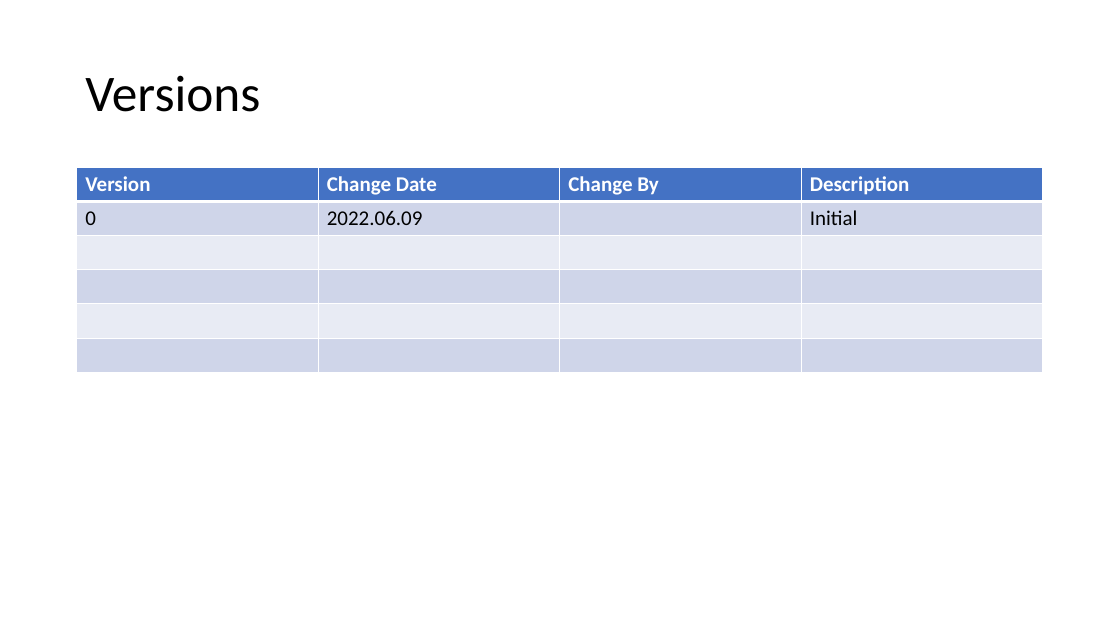
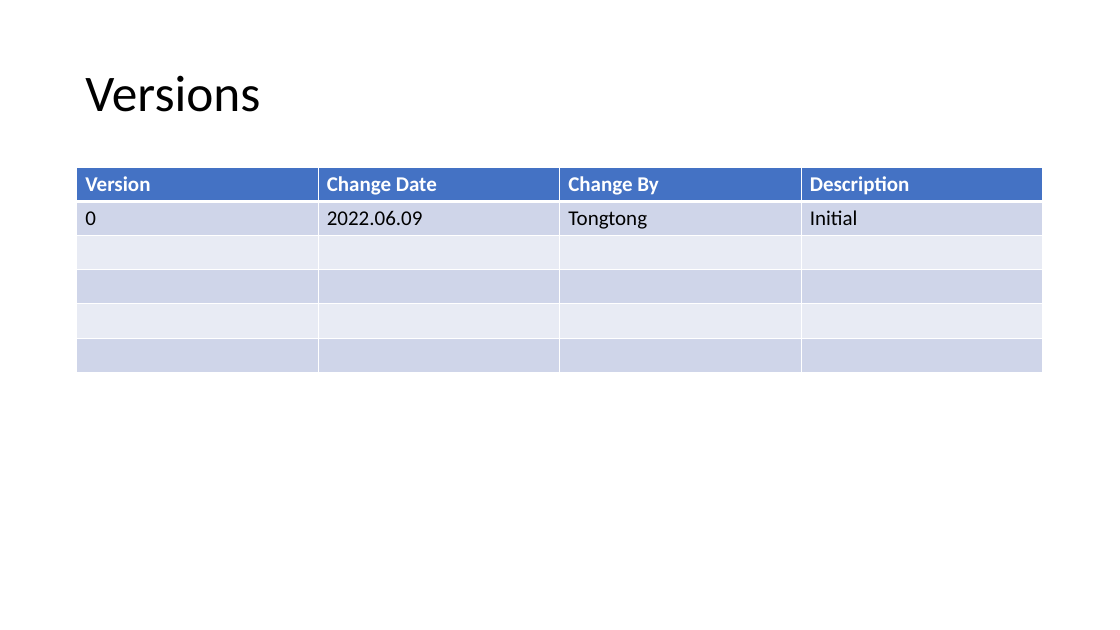
Before and after one commit to ZirconiumZr/UOB_SIT, a slide deck: slide 2 of uob_website/analysis/utils/Voice_To_Text_Analysis_Web_UserGuide.pptx. Drawn at 1120x630 pixels with LibreOffice and Linux fonts; fonts in the diff are those of the drawing. Boxes give left, top, right and bottom in pixels: in the first picture for what was removed or moved away, otherwise in the second. Text is boxed around its words. In the diff, an @@ line names an element or a change of style, - is before the commit and + after.

```diff
--- a/uob_website/analysis/utils/Voice_To_Text_Analysis_Web_UserGuide.pptx
+++ b/uob_website/analysis/utils/Voice_To_Text_Analysis_Web_UserGuide.pptx
@@ table at (77,168,1045,372) @@
-row 2, column 3: 
+row 2, column 3: Tongtong
```
Also in this commit, not shown: 1 other slide changed, 13 slides added, 1 other file.
